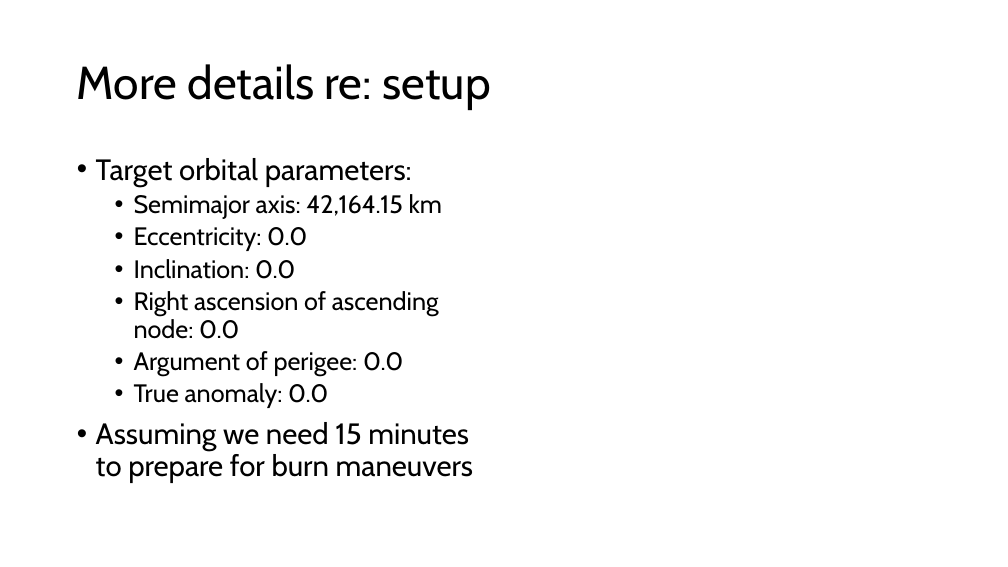
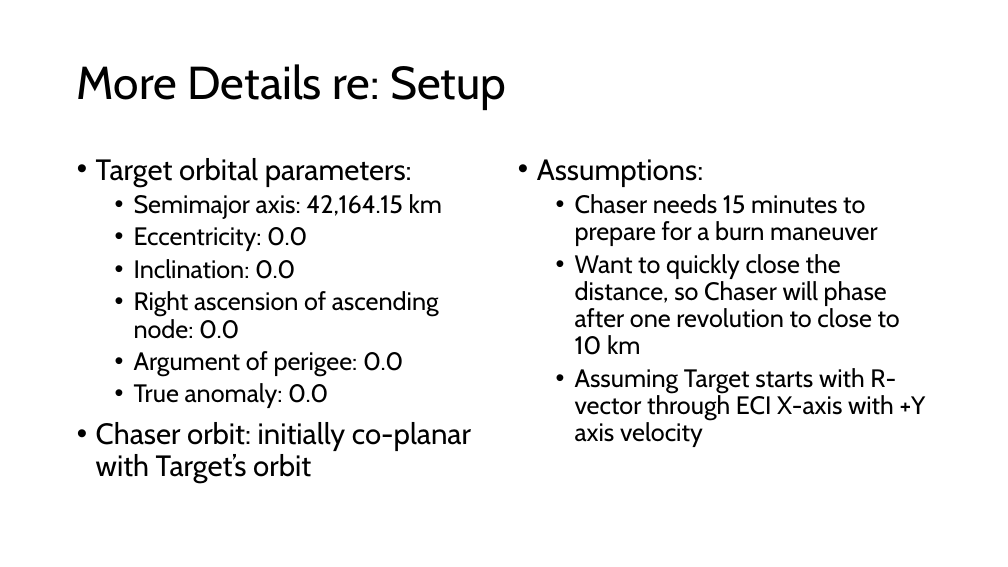
Before and after one commit to alex-w-johnson/nasa-gmat-phasing-burn-example, a slide deck: slide 4 of A Brief Intro To GMAT - Phasing Maneuver Example.pptx. Drawn at 1008x567 pixels with LibreOffice and Linux fonts; fonts in the diff are those of the drawing. Boxes give left, top, right and bottom in pixels: in the first picture for what was removed or moved away, otherwise in the second. Text is boxed around its words. In the diff, an @@ line names an element or a change of style, - is before the commit and + after.

```diff
--- a/A Brief Intro To GMAT - Phasing Maneuver Example.pptx
+++ b/A Brief Intro To GMAT - Phasing Maneuver Example.pptx
@@ title at (77, 64, 506, 110): text changed @@
-More details re: setup
+More Details re: Setup
@@ text added at (537, 159, 926, 447), 24 pt, text #000000 @@
+• Assumptions:
+  • Chaser needs 15 minutes to prepare for a burn maneuver
+  • Want to quickly close the distance, so Chaser will phase after one revolution to close to 10 km
+  • Assuming Target starts with R-vector through ECI X-axis with +Y axis velocity
@@ text at (96, 422, 471, 483): text changed @@
-• Assuming we need 15 minutes to prepare for burn maneuvers
+• Chaser orbit: initially co-planar with Target’s orbit
```
Also in this commit, not shown: 2 other slides changed, 4 slides added, 1 other file.
